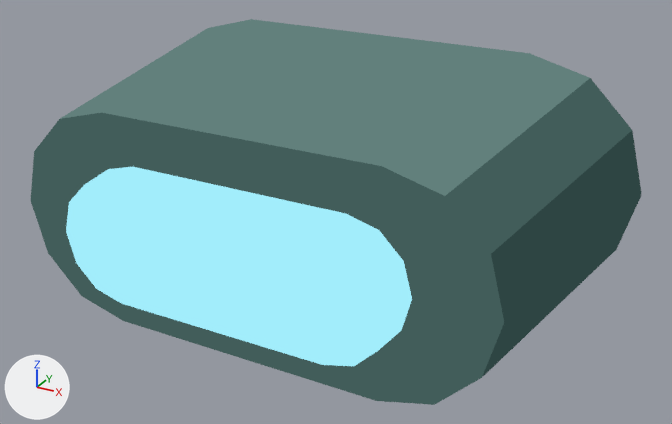
Renders of the glTF model Assets/TD2/Screen3D/Kit07/celadon3d/Signal_Lamp.gltf from each side of a commit.
Both versions are drawn from a camera (50 mm lens) standing at (0.241, -0.492, 0.265) and looking at (-0.002, -0.05, 0.045). The lights are fixed; the arrows at lower left show +X, +Y and +Z. The older version comes first.

Objects in the first picture: 'Signal_Lamp_baked'.
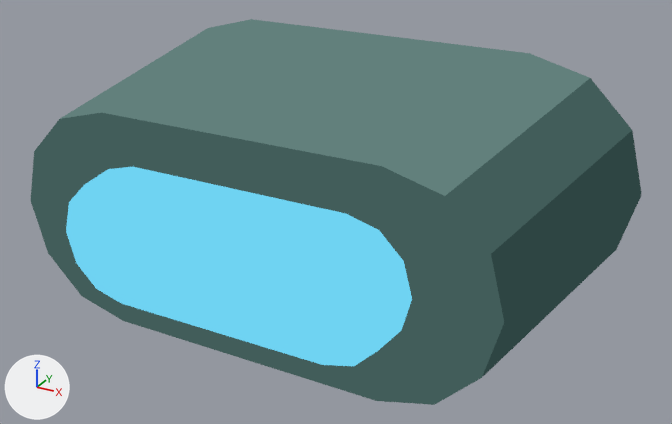
Edits to the bpy script that builds the scene:
```text
Change mat_k07_celadon_link_light:
    where n0 = _N.new('ShaderNodeEmission'); n0.name = 'Emission'
    n0.inputs[0].default_value: (0.361, 0.847, 0.965, 1.0) -> (0.159, 0.651, 0.888, 1.0)  # 'Color', cyan #a2edfb -> 'Color', cyan #6fd3f2
```

Location of each change, (x1, y1, x2, y2) in pixels of the pictures (672 x 424 px):
'Signal_Lamp_baked', recoloured
    both: (63, 164, 415, 369)
